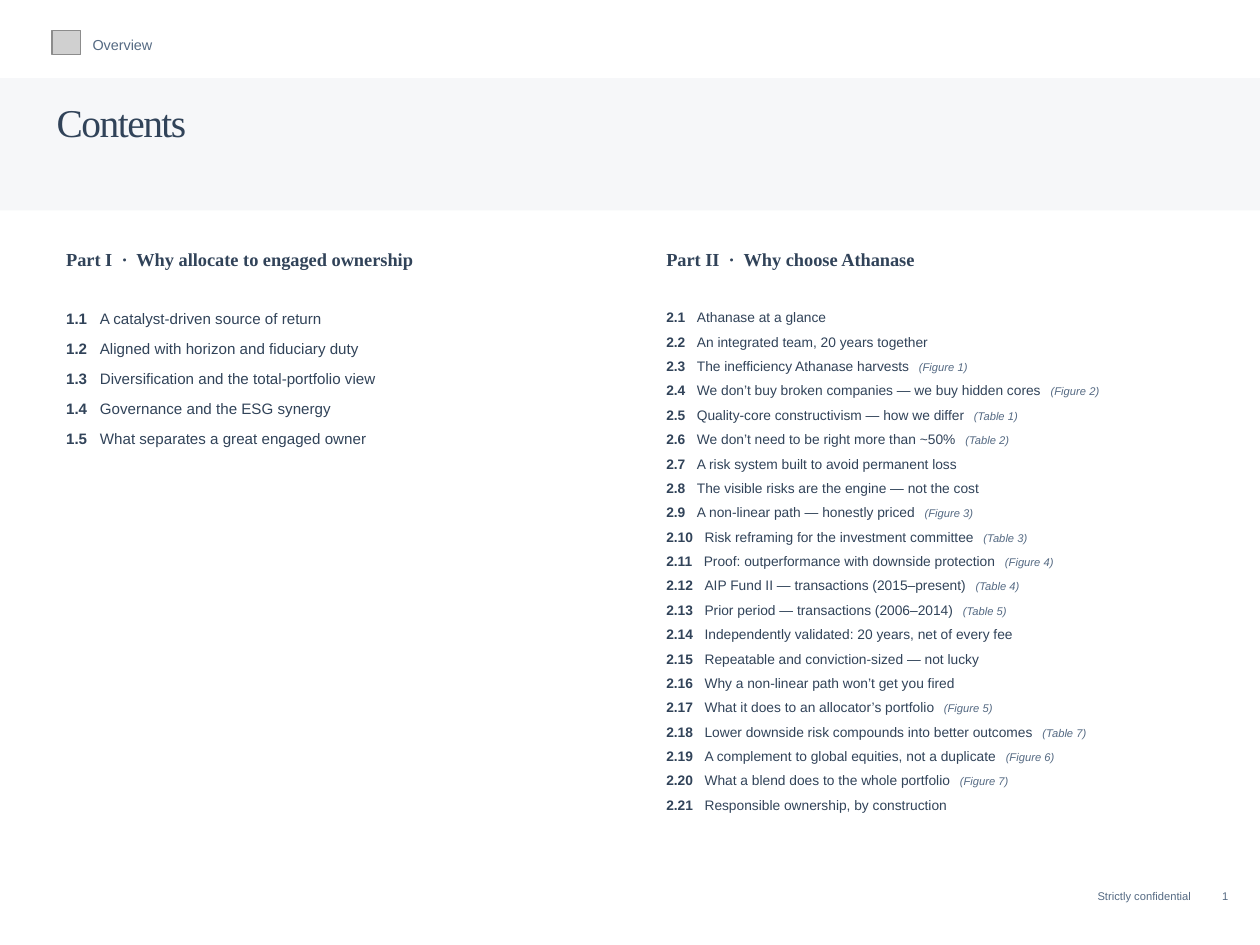
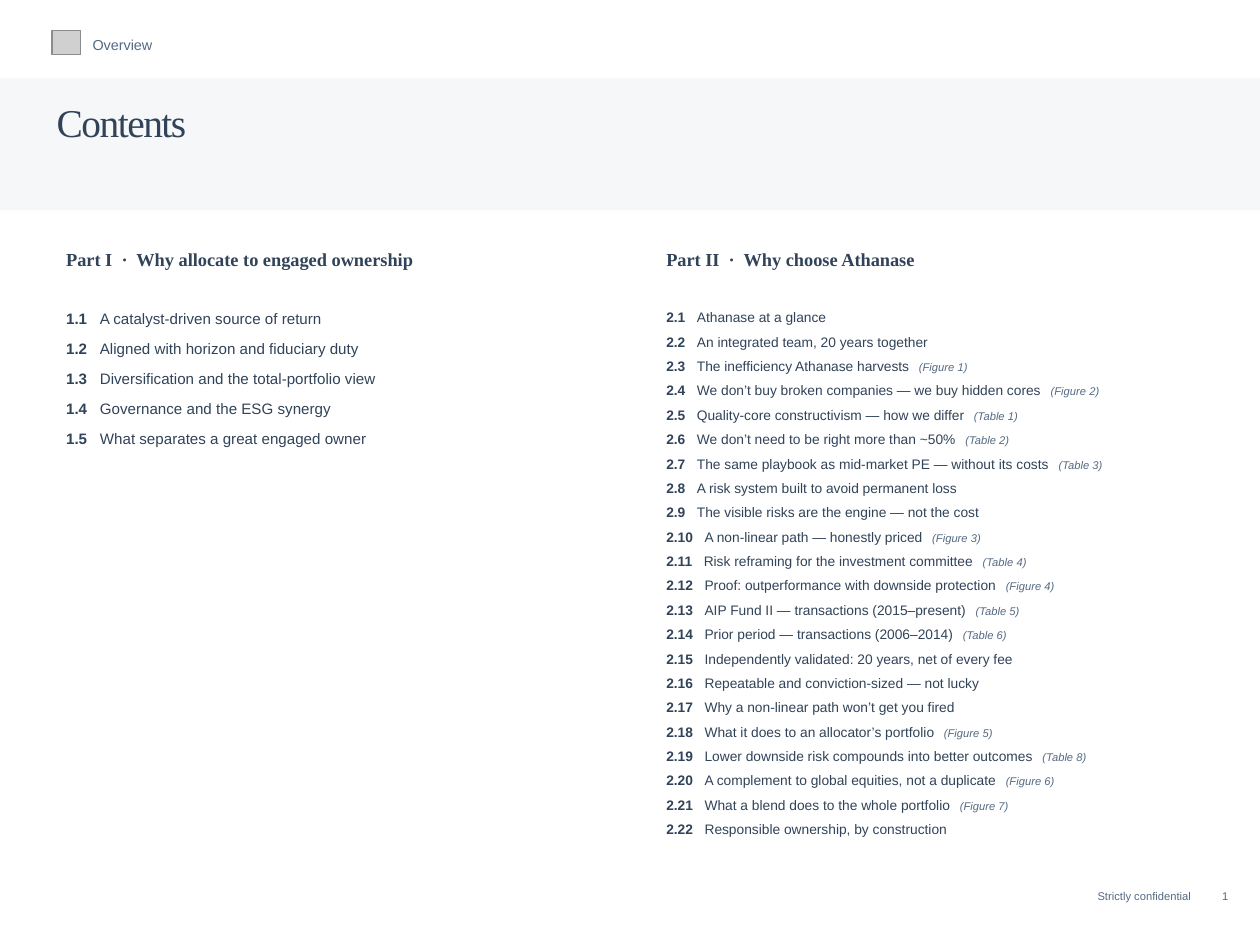
Before and after one commit to charette-lab/Claude, a slide deck: slide 2 of Athanase_Engaged_Ownership_Allocator_Deck.pptx. Drawn at 1260x945 pixels with LibreOffice and Linux fonts; fonts in the diff are those of the drawing; grey boxes stand for pictures. Boxes give left, top, right and bottom in pixels: in the first picture for what was removed or moved away, otherwise in the second. Text is boxed around its words. In the diff, an @@ line names an element or a change of style, - is before the commit and + after.

```diff
--- a/Athanase_Engaged_Ownership_Allocator_Deck.pptx
+++ b/Athanase_Engaged_Ownership_Allocator_Deck.pptx
@@ text at (x1=666, y1=459, x2=1102, y2=837): text changed @@
-2.7 A risk system built to avoid permanent loss
-2.8 The visible risks are the engine — not the cost
-2.9 A non-linear path — honestly priced (Figure 3)
-2.10 Risk reframing for the investment committee (Table 3)
-2.11 Proof: outperformance with downside protection (Figure 4)
-2.12 AIP Fund II — transactions (2015–present) (Table 4)
-2.13 Prior period — transactions (2006–2014) (Table 5)
-2.14 Independently validated: 20 years, net of every fee
-2.15 Repeatable and conviction-sized — not lucky
-2.16 Why a non-linear path won’t get you fired
-2.17 What it does to an allocator’s portfolio (Figure 5)
-2.18 Lower downside risk compounds into better outcomes (Table 7)
-2.19 A complement to global equities, not a duplicate (Figure 6)
-2.20 What a blend does to the whole portfolio (Figure 7)
-2.21 Responsible ownership, by construction
+2.7 The same playbook as mid-market PE — without its costs (Table 3)
+2.8 A risk system built to avoid permanent loss
+2.9 The visible risks are the engine — not the cost
+2.10 A non-linear path — honestly priced (Figure 3)
+2.11 Risk reframing for the investment committee (Table 4)
+2.12 Proof: outperformance with downside protection (Figure 4)
+2.13 AIP Fund II — transactions (2015–present) (Table 5)
+2.14 Prior period — transactions (2006–2014) (Table 6)
+2.15 Independently validated: 20 years, net of every fee
+2.16 Repeatable and conviction-sized — not lucky
+2.17 Why a non-linear path won’t get you fired
+2.18 What it does to an allocator’s portfolio (Figure 5)
+2.19 Lower downside risk compounds into better outcomes (Table 8)
+2.20 A complement to global equities, not a duplicate (Figure 6)
+2.21 What a blend does to the whole portfolio (Figure 7)
+2.22 Responsible ownership, by construction
```
Also in this commit, not shown: 15 other slides changed, 1 slide added, 1 other file.
